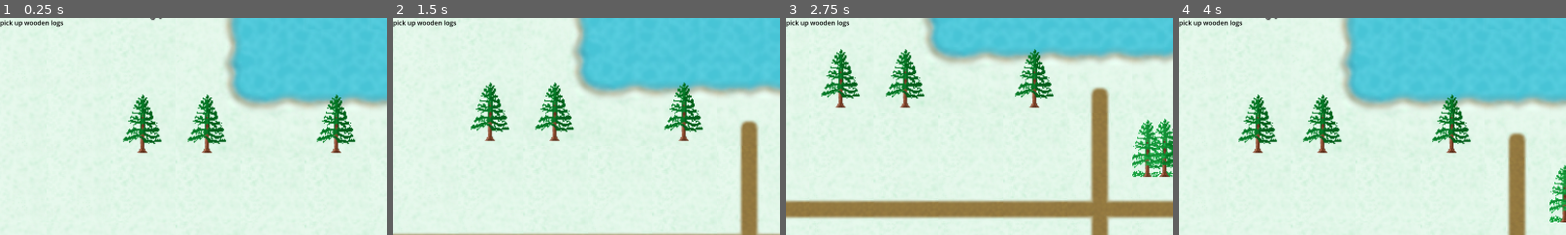
Above: before the commit, frames 1-4 (left to right).
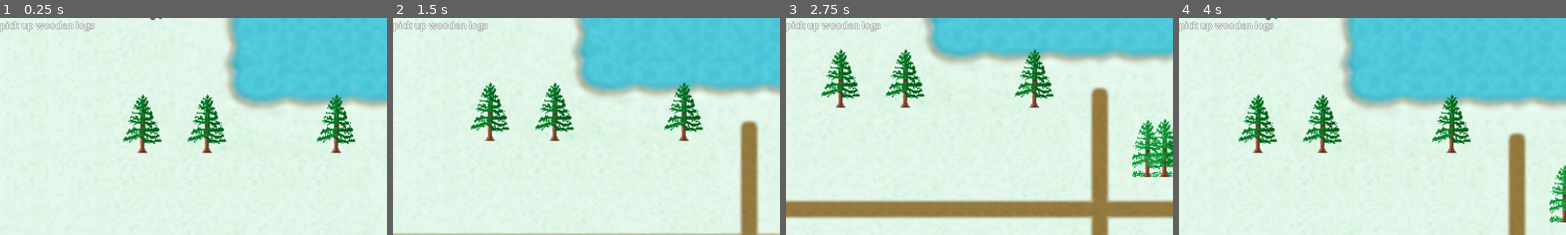
Above: after the commit, the same moments.

Repository: Orozon64/The-Sauna-Pact
Game: Godot game, scene res://scenes/finnish_map.tscn
Same seed, same stepped clock (60 frames per second), same inputs: the game is played once before the commit and once after it. This scene is started directly instead of the project's main scene.
Inputs:
- Up to frame 1 (0.25 s): no input
- Up to frame 2 (1.5 s): tap Enter at 0.5 s; hold D (move_right) 0.53-1.28 s; tap Shift (advance_dialogue) at 0.6 s; tap Space at 0.77 s; hold S (move_down) from 1.28 s (still down); tap E (item_interact) at 1.35 s
- Up to frame 3 (2.75 s): tap Space at 1.52 s; release S (move_down) at 2.03 s; hold D (move_right) from 2.03 s (still down); tap F (item_interact_secondary) at 2.1 s
- Up to frame 4 (4 s): release D (move_right) at 2.78 s; hold W (move_up) 2.78-3.53 s; tap Shift (advance_dialogue) at 2.85 s; tap Space at 3.02, 3.77 s; hold A (move_left) from 3.53 s (still down); tap E (item_interact) at 3.6 s
The pictures show only the part of the screen within x 0-50%, y 0-50%; the shares and areas given below are measured in that part.

The runs differ from the first frame. In frame 1, 0.7% of the frame differs, in the area x 0-25%, y 0-7%; in frame 2, 0.7%; in frame 3, 0.7%; in frame 4, 0.7%.

Commit message:
Changed objective label for both maps

Diff:
--- a/scenes/finnish_map.tscn
+++ b/scenes/finnish_map.tscn
@@ -1048,7 +1048,12 @@
 [node name="CanvasLayer" type="CanvasLayer" parent="." unique_id=746191810]
 
 [node name="ObjectiveLabel" type="Label" parent="CanvasLayer" unique_id=1456070029]
-offset_right = 40.0
-offset_bottom = 23.0
-theme_override_colors/font_color = Color(0, 0, 0, 1)
+offset_top = 1.0
+offset_right = 464.0
+offset_bottom = 43.0
+theme_override_colors/font_color = Color(1, 1, 1, 1)
+theme_override_colors/font_shadow_color = Color(0, 0, 0, 0)
+theme_override_colors/font_outline_color = Color(0, 0, 0, 1)
+theme_override_constants/outline_size = 2
+theme_override_font_sizes/font_size = 24
 text = "Objective: pick up wooden logs"
--- a/scenes/polish_map.tscn
+++ b/scenes/polish_map.tscn
@@ -226,5 +226,8 @@
 [node name="ObjectiveLabel" type="Label" parent="CanvasLayer" unique_id=1203437554]
 offset_right = 40.0
 offset_bottom = 23.0
-theme_override_colors/font_color = Color(0, 0, 0, 1)
+theme_override_colors/font_color = Color(1, 1, 1, 1)
+theme_override_colors/font_outline_color = Color(0, 0, 0, 1)
+theme_override_constants/outline_size = 2
+theme_override_font_sizes/font_size = 24
 text = "Objective: pick up wooden logs"
